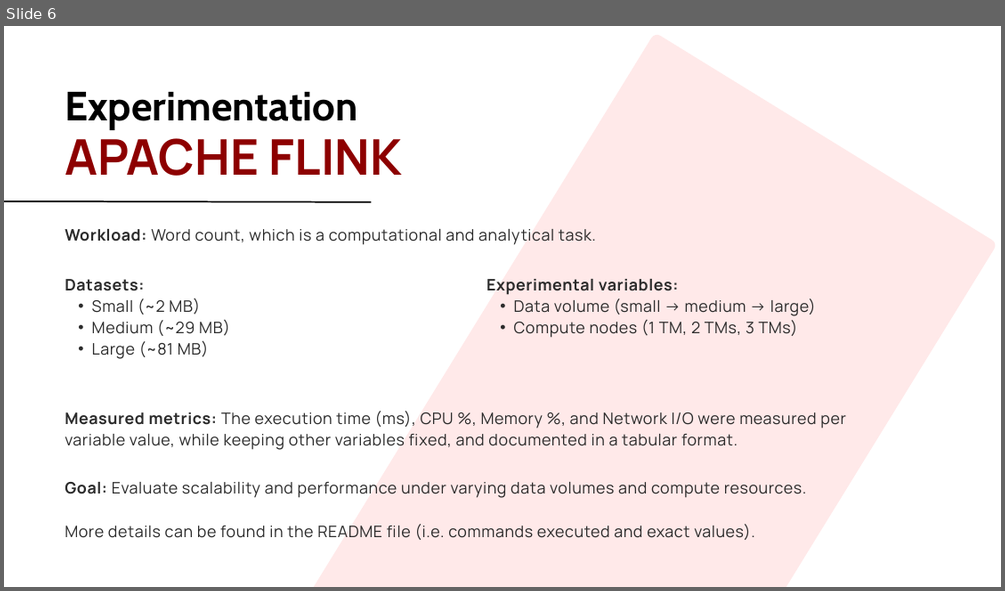
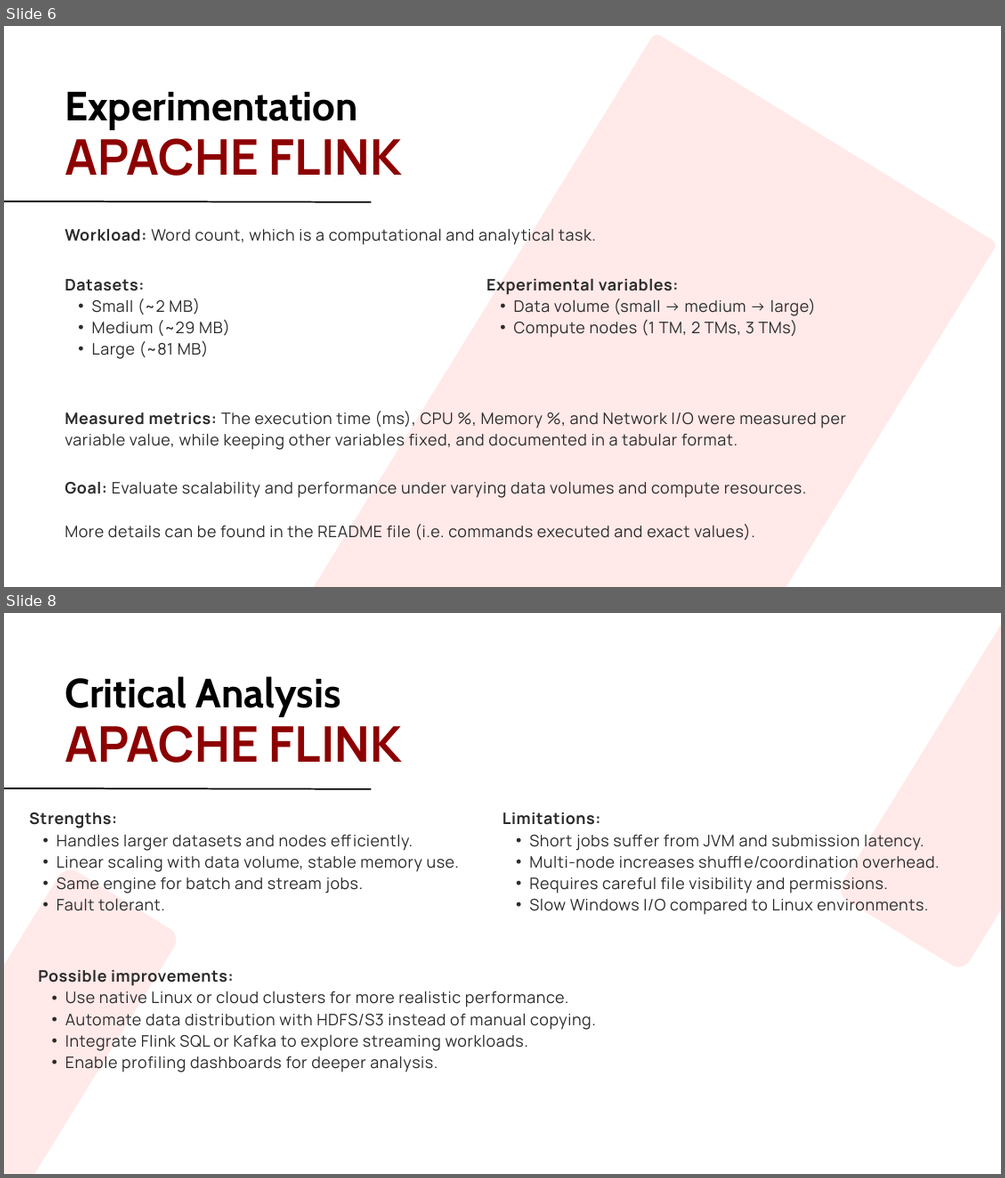
Before and after one commit to Escyth/ics474-assignment1, a slide deck: ICS474 - Assignment 1.pptx. Shown one above the other, each under a label of ours: slide 6 before the commit, slides 6 and 8 after it; the slides between them are not shown. The pictures are 1005x591 and 1005x1178 pixels, drawn with LibreOffice and Linux fonts; fonts in the diff are those of the drawing. Boxes give left, top, right and bottom in pixels: in the first picture for what was removed or moved away, otherwise in the second. Text is boxed around its words. In the diff, an @@ line names an element or a change of style, - is before the commit and + after.

Commit message:
complete slides

```diff
--- a/ICS474 - Assignment 1.pptx
+++ b/ICS474 - Assignment 1.pptx
@@ slide 8 added at bbox=[4, 613, 1001, 1174], background #FFFFFF @@
@@ freeform shape added at bbox=[835, 613, 1001, 972], fill #FFE9E9 @@
@@ text added at bbox=[65, 676, 341, 717], 59 pt, text #000000, bold @@
+Critical Analysis
@@ text added at bbox=[65, 715, 402, 763], 71 pt, text #8D0000, bold @@
+APACHE FLINK
@@ line added from (4, 788) to (371, 789), #000000 2.25 pt @@
@@ text added at bbox=[29, 812, 459, 911], 23 pt, text #2B2B2B @@
+Strengths:
+  • Handles larger datasets and nodes efficiently.
+  • Linear scaling with data volume, stable memory use.
+  • Same engine for batch and stream jobs.
+  • Fault tolerant.
@@ text added at bbox=[502, 812, 938, 915], 23 pt, text #2B2B2B @@
+Limitations:
+  • Short jobs suffer from JVM and submission latency.
+  • Multi-node increases shuffle/coordination overhead.
+  • Requires careful file visibility and permissions.
+  • Slow Windows I/O compared to Linux environments.
@@ freeform shape added at bbox=[4, 865, 181, 1174], fill #FFE9E9 @@
@@ text added at bbox=[38, 970, 596, 1072], 23 pt, text #2B2B2B @@
+Possible improvements:
+  • Use native Linux or cloud clusters for more realistic performance.
+  • Automate data distribution with HDFS/S3 instead of manual copying.
+  • Integrate Flink SQL or Kafka to explore streaming workloads.
+  • Enable profiling dashboards for deeper analysis.
```
Also in this commit, not shown: 1 other slide added, 1 slide removed.
